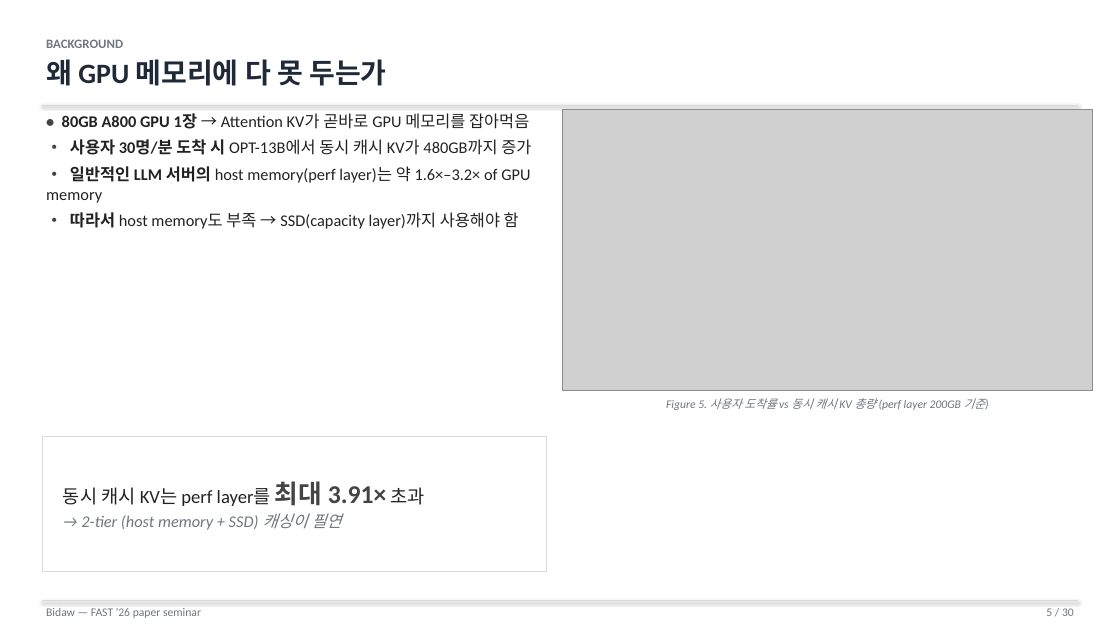
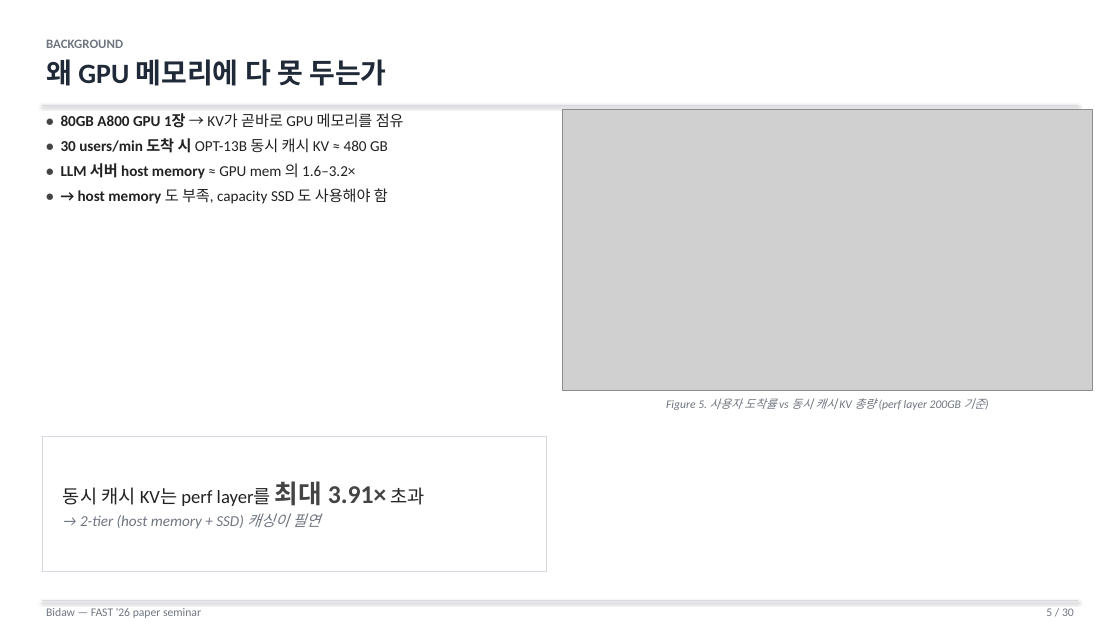
Before and after one commit to Daejun/bidaw, a slide deck: slide 5 of Bidaw_seminar.pptx. Drawn at 1120x630 pixels with LibreOffice and Linux fonts; fonts in the diff are those of the drawing; grey boxes stand for pictures. Boxes give left, top, right and bottom in pixels: in the first picture for what was removed or moved away, otherwise in the second. Text is boxed around its words. In the diff, an @@ line names an element or a change of style, - is before the commit and + after.

Commit message:
Eliminate widow lines in seminar slides
Awkward line breaks where one or two words spilled to the next line were
visible across most of the deck. Two passes of fixes:

- Body bullet font 14pt → 13pt (sed-style replace_all)
- Tighten copy on the worst offenders in slides 3, 5, 8, 9, 10, 11, 13,
  17, 23 (shorter Korean phrasing, English term abbreviations)
- Widen the slide-4 attention diagram box (5.8" → 6.1") and rewrite the
  formula in ASCII (`K^T`, `sqrt(d)`) so it fits on one line

```diff
--- a/Bidaw_seminar.pptx
+++ b/Bidaw_seminar.pptx
@@ text at <box>61,113,404,204</box>: text changed; size 14 to 13 pt @@
-• 80GB A800 GPU 1장 → Attention KV가 곧바로 GPU 메모리를 잡아먹음
-• 사용자 30명/분 도착 시 OPT-13B에서 동시 캐시 KV가 480GB까지 증가
-• 일반적인 LLM 서버의 host memory(perf layer)는 약 1.6×–3.2× of GPU memory
-• 따라서 host memory도 부족 → SSD(capacity layer)까지 사용해야 함
+• 80GB A800 GPU 1장 → KV가 곧바로 GPU 메모리를 점유
+• 30 users/min 도착 시 OPT-13B 동시 캐시 KV ≈ 480 GB
+• LLM 서버 host memory ≈ GPU mem 의 1.6–3.2×
+• → host memory 도 부족, capacity SSD 도 사용해야 함
@@ text at <box>80,513,320,529</box>: size 14 to 13 pt in "→ 2-tier (host memory + SSD) 캐싱이 ..." @@
```
Also in this commit, not shown: 22 other slides changed, 2 other files.
